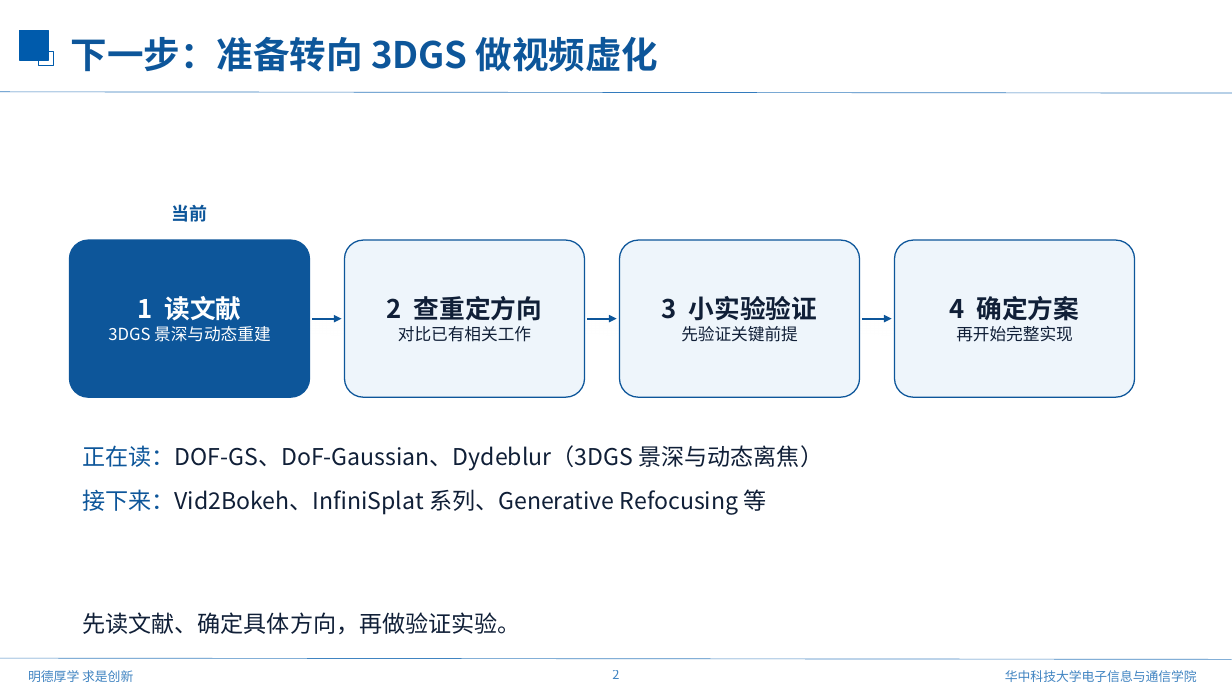
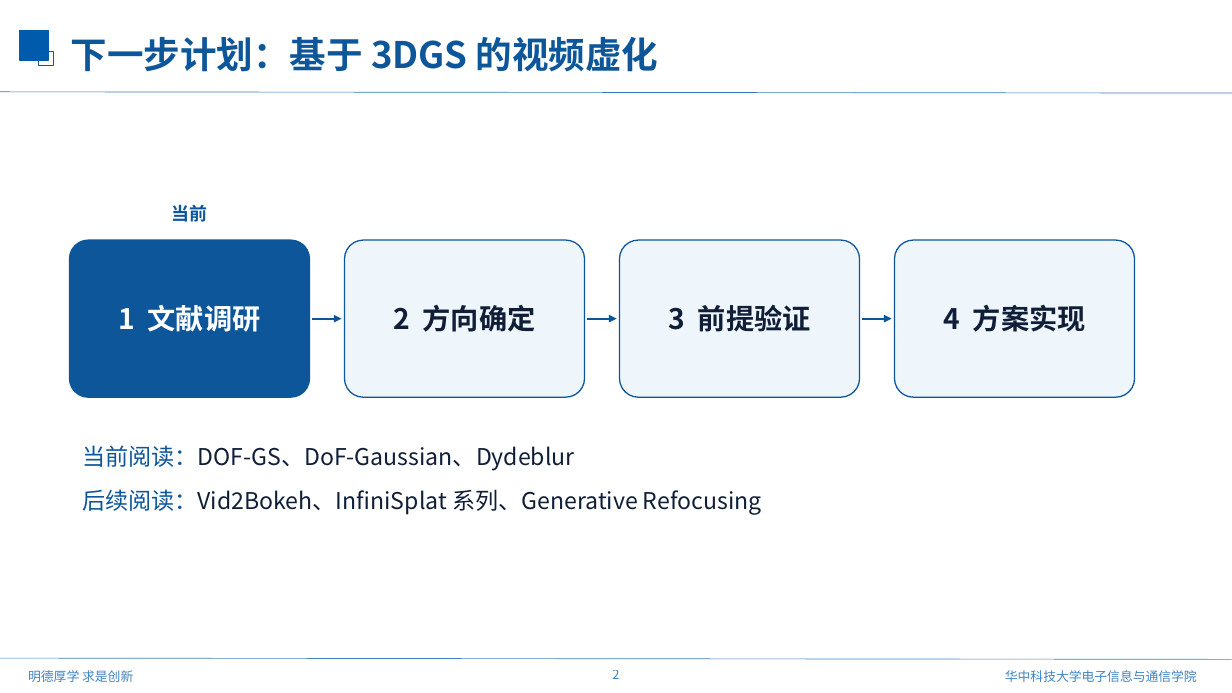
Before and after one commit to mengmcy1/OPPO-depth-guided-video-bokeh, a slide deck: slide 2 of 汇报/2026-11-03_进展与3DGS路线/进展与3DGS路线_1103.pptx. Drawn at 1232x693 pixels with LibreOffice and Linux fonts; fonts in the diff are those of the drawing; background and template pictures are left out. Boxes give left, top, right and bottom in pixels: in the first picture for what was removed or moved away, otherwise in the second. Text is boxed around its words. In the diff, an @@ line names an element or a change of style, - is before the commit and + after.

```diff
--- a/汇报/2026-11-03_进展与3DGS路线/进展与3DGS路线_1103.pptx
+++ b/汇报/2026-11-03_进展与3DGS路线/进展与3DGS路线_1103.pptx
@@ text at <box>71,37,659,72</box>: text changed @@
-下一步：准备转向 3DGS 做视频虚化
+下一步计划：基于 3DGS 的视频虚化
@@ text in rounded rectangle at <box>118,305,261,332</box>: text changed; size 13 to 22 pt; bold on @@
-1 读文献
-3DGS 景深与动态重建
+1 文献调研
@@ text in rounded rectangle at <box>393,305,536,332</box>: text changed; size 13 to 22 pt; bold on @@
-2 查重定方向
-对比已有相关工作
+2 方向确定
@@ text in rounded rectangle at <box>668,305,811,332</box>: text changed; size 13 to 22 pt; bold on @@
-3 小实验验证
-先验证关键前提
+3 前提验证
@@ text in rounded rectangle at <box>943,304,1086,332</box>: text changed; size 13 to 22 pt; bold on @@
-4 确定方案
-再开始完整实现
+4 方案实现
@@ text at <box>82,445,575,471</box>: text changed @@
-正在读：DOF-GS、DoF-Gaussian、Dydeblur（3DGS 景深与动态离焦）
+当前阅读：DOF-GS、DoF-Gaussian、Dydeblur
@@ text at <box>82,489,761,515</box>: text changed @@
-接下来：Vid2Bokeh、InfiniSplat 系列、Generative Refocusing 等
+后续阅读：Vid2Bokeh、InfiniSplat 系列、Generative Refocusing
@@ text removed at <box>82,612,521,635</box> @@
-先读文献、确定具体方向，再做验证实验。
```
Also in this commit, not shown: 1 other slide changed, 4 other files.
